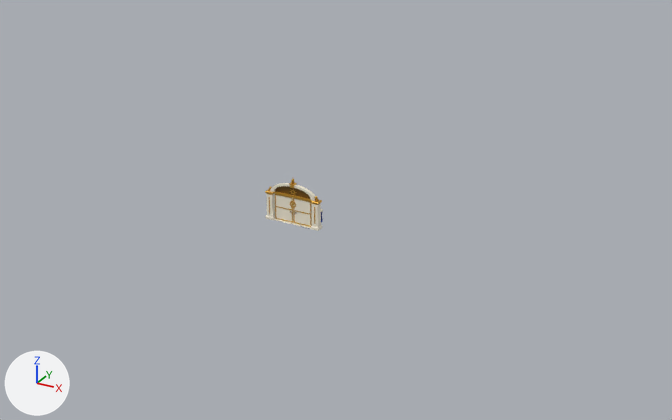
The Blender file art/source/environment.blend as it was, and as the next commit left it.
Rendered twice from a 50 mm camera at (20.9, -33.9, 18.1) aimed at (1.2, 1.9, 0.2). The lights are fixed; the arrows at lower left show +X, +Y and +Z. The picture after the commit comes second.

The first picture shows 'exit_gate_frame' and 2 more.
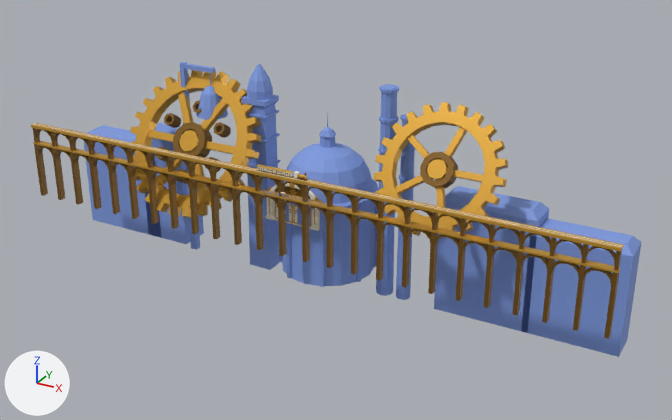
Diff of the bpy script that builds the scene:
```diff
--- a/art/source/environment.blend.py
+++ b/art/source/environment.blend.py
@@ mat_cobalt_mist @@
+mat_cobalt_mist = principled_material('cobalt_mist')
+mat_cobalt_mist.base_color = (0.212, 0.328, 0.745)  # blue #7f9be0
+mat_cobalt_mist.roughness = 0.75
@@ me_distant_engine_gear_b @@
+me_distant_engine_gear_b.from_pydata(...)  # 372 vertices, 310 faces; spans x -2.98..2.98, y -0.33..0.33, z -2.97..2.97
+# faces by material slot: [262, 48]
+me_distant_engine_gear_b.materials.append(mat_gold)  # orange #d9a43c
+me_distant_engine_gear_b.materials.append(mat_gold_dark)  # brown #7d5a1c
@@ me_distant_engine_gear_a @@
+me_distant_engine_gear_a.from_pydata(...)  # 644 vertices, 568 faces; spans x -3.75..3.75, y -0.36..0.36, z -3.75..3.75
+# faces by material slot: [328, 240]
+me_distant_engine_gear_a.materials.append(mat_gold)  # orange #d9a43c
+me_distant_engine_gear_a.materials.append(mat_gold_dark)  # brown #7d5a1c
@@ me_distant_engine_train @@
+me_distant_engine_train.from_pydata(...)  # 708 vertices, 642 faces; spans x -1.2..1.33, y -0.1..0.1, z 0.0..0.34
+# faces by material slot: [348, 244, 50]
+me_distant_engine_train.materials.append(mat_gold)  # orange #d9a43c
+me_distant_engine_train.materials.append(mat_gold_dark)  # brown #7d5a1c
+me_distant_engine_train.materials.append(mat_ivory)  # pale yellow #f4ecd8
@@ me_distant_engine_body @@
+me_distant_engine_body.from_pydata(...)  # 2789 vertices, 2542 faces; spans x -15.1..15.1, y -1.2..4.7, z -4.0..6.7
+# faces by material slot: [874, 1498, 152, 18]
+me_distant_engine_body.materials.append(mat_cobalt_mist)  # blue #7f9be0
+me_distant_engine_body.materials.append(mat_gold_dark)  # brown #7d5a1c
+me_distant_engine_body.materials.append(mat_gold)  # orange #d9a43c
+me_distant_engine_body.materials.append(mat_ivory)  # pale yellow #f4ecd8
@@ ob_distant_engine_gear_b @@
+ob_distant_engine_gear_b = bpy.data.objects.new('distant_engine_gear_b', me_distant_engine_gear_b)
+ob_distant_engine_gear_b.parent = ob_distant_engine
+ob_distant_engine_gear_b.location = (6.6, 1.4, 3.4)
+ob_distant_engine_gear_b.rotation_euler = (-0.524, 0.0, 0.0)  # degrees (-30, 0, 0)
@@ ob_distant_engine @@
+ob_distant_engine = bpy.data.objects.new('distant_engine', None)
+ob_distant_engine.location = (0.0, 0.0, 0.0)
@@ ob_distant_engine_gear_a @@
+ob_distant_engine_gear_a = bpy.data.objects.new('distant_engine_gear_a', me_distant_engine_gear_a)
+ob_distant_engine_gear_a.parent = ob_distant_engine
+ob_distant_engine_gear_a.location = (-6.4, 1.0, 2.6)
+ob_distant_engine_gear_a.rotation_euler = (-0.524, 0.0, 0.0)  # degrees (-30, 0, 0)
@@ ob_distant_engine_train @@
+ob_distant_engine_train = bpy.data.objects.new('distant_engine_train', me_distant_engine_train)
+ob_distant_engine_train.parent = ob_distant_engine
+ob_distant_engine_train.location = (0.0, -1.0, 2.76)
@@ ob_distant_engine_body @@
+ob_distant_engine_body = bpy.data.objects.new('distant_engine_body', me_distant_engine_body)
+ob_distant_engine_body.parent = ob_distant_engine
+ob_distant_engine_body.location = (0.0, 0.0, 0.0)
```

Where the change shows, as pixel boxes (x1, y1, x2, y2) in the pictures (672 x 420 px):
'distant_engine_body', added: after (31, 62, 642, 357)
    faces in mat_cobalt_mist (blue #7f9be0): (83, 62, 642, 357)
    faces in mat_gold_dark (brown #7d5a1c): (33, 128, 622, 339)
    faces in mat_gold (orange #d9a43c): (31, 123, 624, 273)
    faces in mat_ivory (pale yellow #f4ecd8): (33, 123, 623, 247)
'distant_engine_gear_a', added: after (130, 70, 261, 218)
    faces in mat_gold (orange #d9a43c): (130, 70, 261, 218)
    faces in mat_gold_dark (brown #7d5a1c): (155, 100, 231, 184)
'distant_engine_gear_b', added: after (374, 102, 508, 238)
    faces in mat_gold (orange #d9a43c): (374, 102, 508, 238)
    faces in mat_gold_dark (brown #7d5a1c): (420, 152, 458, 188)
'distant_engine_train', added: after (257, 164, 308, 181)
